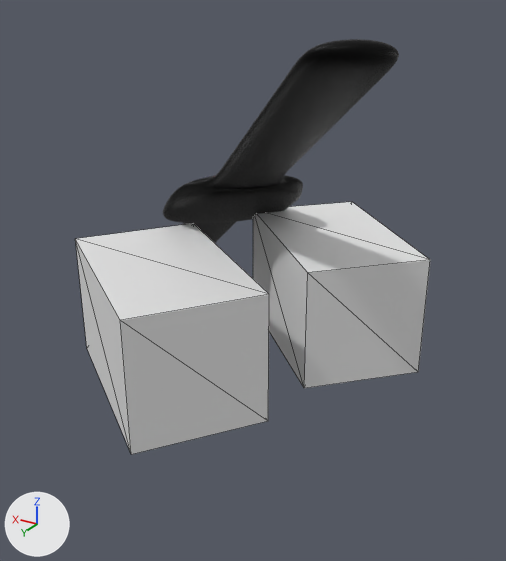
The glTF model docs/watch.glb: old version first, new version second.
Before and after are seen from a 50 mm camera at (-5.2, 8.24, 5.33) aimed at (-0.25, 0.0, 1.21). Lighting does not change. The marker at lower left points along +X, +Y and +Z. Mesh edges are drawn as thin lines on the coarser meshes. Where no turn or scale is listed for an object, it has been applied to the vertices.

The older version as bpy lines, for what is in view:
```python
me_cube = bpy.data.meshes.new('Cube')
me_cube.from_pydata(...)  # 8 vertices, 12 faces; spans x -1.65..1.65, y -1.53..1.53, z -0.88..0.88
me_cube_001 = bpy.data.meshes.new('Cube.001')
me_cube_001.from_pydata(...)  # 8 vertices, 12 faces; spans x -1.56..1.56, y -1.56..1.56, z -0.85..0.85
me_cube_004 = bpy.data.meshes.new('Cube.004')
me_cube_004.from_pydata(...)  # 4042 vertices, 8040 faces; spans x -2.97..3.75, y -3.47..2.65, z -0.31..4.86
me_cube_004.materials.append(mat_band_0)
ob_chassis = bpy.data.objects.new('chassis', me_cube_004)
ob_chassis.location = (0.0, 0.0, 0.0)
ob_viewbox_0 = bpy.data.objects.new('viewbox_0', me_cube)
ob_viewbox_0.location = (0.11, 1.64, 1.09)
ob_viewbox_1 = bpy.data.objects.new('viewbox_1', me_cube_001)
ob_viewbox_1.location = (-1.21, -0.68, 1.09)
```
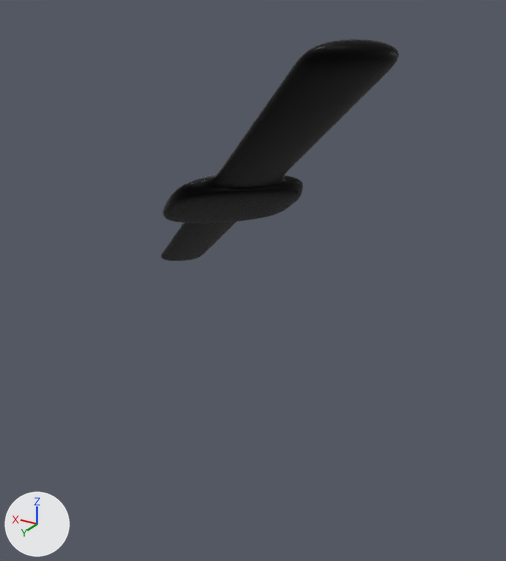
Boxes (x1, y1, x2, y2) around the edits, measured in the pictures (506 x 561 px):
'viewbox_0', deleted
    before: (75, 223, 269, 454)
'viewbox_1', deleted
    before: (253, 202, 430, 388)

Diff of the bpy script that builds the scene:
```diff
--- a/docs/watch.glb.py
+++ b/docs/watch.glb.py
@@ ob_viewbox_0 @@
-ob_viewbox_0 = bpy.data.objects.new('viewbox_0', me_cube)
-ob_viewbox_0.location = (0.11, 1.64, 1.09)
@@ ob_viewbox_1 @@
-ob_viewbox_1 = bpy.data.objects.new('viewbox_1', me_cube_001)
-ob_viewbox_1.location = (-1.21, -0.68, 1.09)
```
